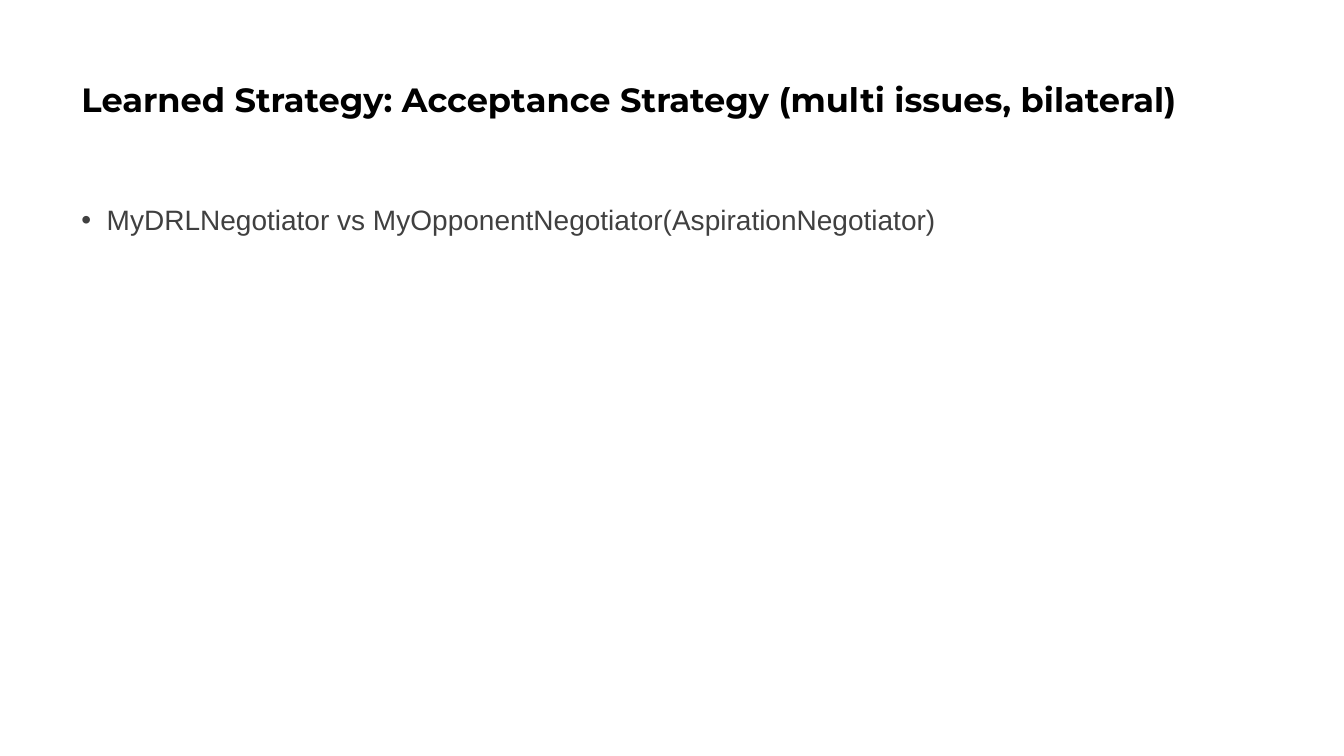
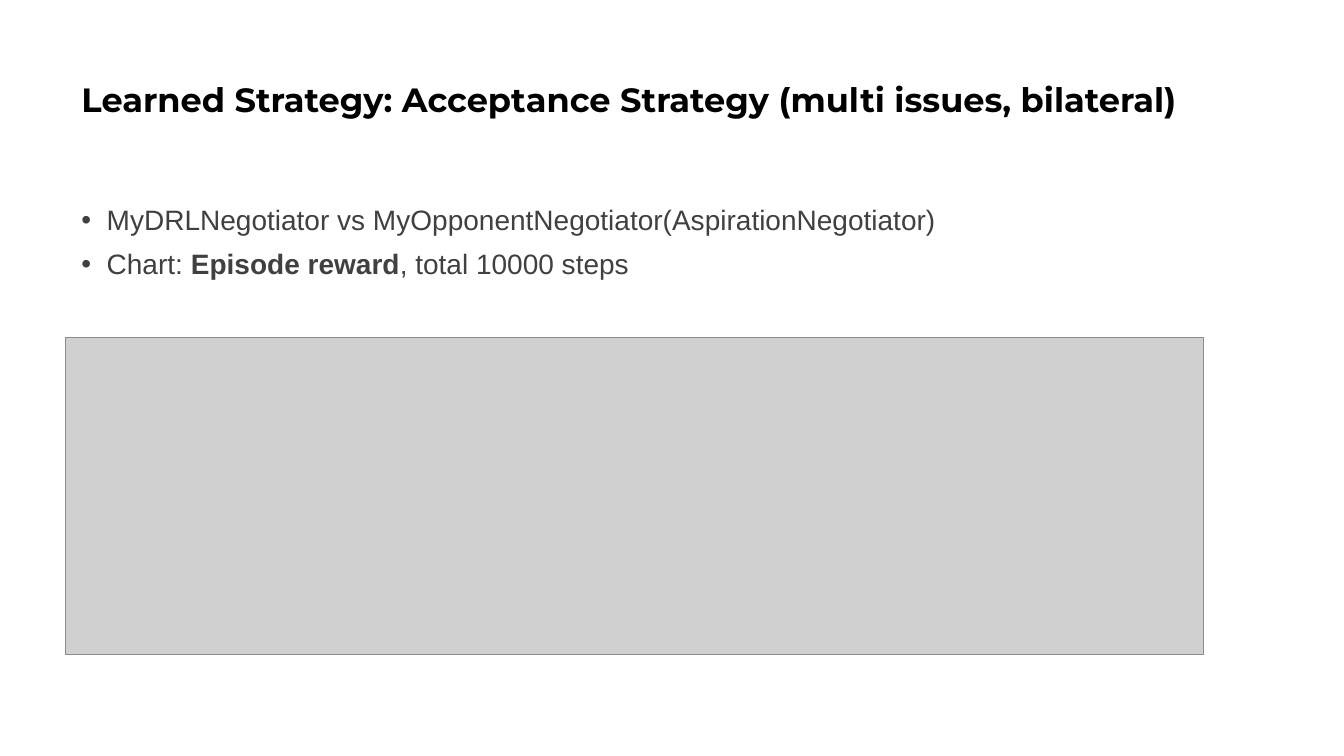
Before and after one commit to YueNing/summary_thesis, a slide deck: slide 7 of summary-2020-10a11/report.pptx. Drawn at 1344x756 pixels with LibreOffice and Linux fonts; fonts in the diff are those of the drawing; grey boxes stand for pictures; background and template pictures are left out. Boxes give left, top, right and bottom in pixels: in the first picture for what was removed or moved away, otherwise in the second. Text is boxed around its words. In the diff, an @@ line names an element or a change of style, - is before the commit and + after.

```diff
--- a/summary-2020-10a11/report.pptx
+++ b/summary-2020-10a11/report.pptx
@@ text at (107, 253, 629, 279): paragraph added @@
+• Chart: Episode reward, total 10000 steps
@@ picture added at (66, 338, 1204, 655) @@
```
Also in this commit, not shown: 7 other slides changed, 2 slides added, 2 slides removed, 6 other files.
